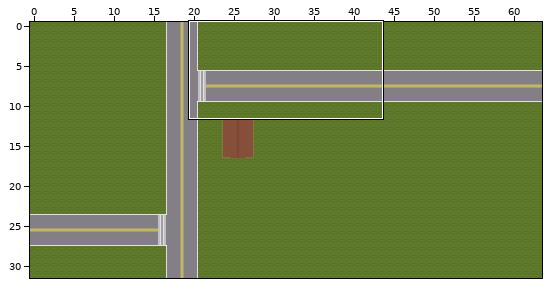
Level history. Tiled map: RAW/ludMap37.tmx. The picture above shows the old version from afar; the outline marks the close-up.
Close-up. Earlier state:
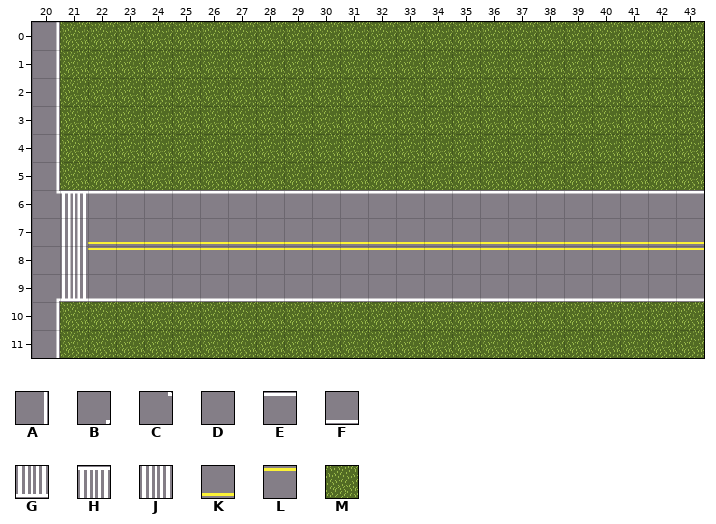
Cells are 32x32 px. Shown: x 20..43, y 0..11. The commit also changed other parts of the map, which this record leaves out. The commit also replaced the tileset; all pictures use the new one.
Key: from "Main Map": A 4, B 5, C 6, D 7, E 8, F 9, G 10, H 11, J 12, K 13, L 14; from "Sprite-0002-sheet": M 0.
_ is an empty cell.
Layer "Ground" before, first column x 20:
 0 AMMMMMMMMMMMMMMMMMMMMMMM
 1 AMMMMMMMMMMMMMMMMMMMMMMM
 2 AMMMMMMMMMMMMMMMMMMMMMMM
 3 AMMMMMMMMMMMMMMMMMMMMMMM
 4 AMMMMMMMMMMMMMMMMMMMMMMM
 5 AMMMMMMMMMMMMMMMMMMMMMMM
 6 CHEEEEEEEEEEEEEEEEEEEEEE
 7 DJKKKKKKKKKKKKKKKKKKKKKK
 8 DJLLLLLLLLLLLLLLLLLLLLLL
 9 BGFFFFFFFFFFFFFFFFFFFFFF
10 AMMMMMMMMMMMMMMMMMMMMMMM
11 AMMMMMMMMMMMMMMMMMMMMMMM
The result:
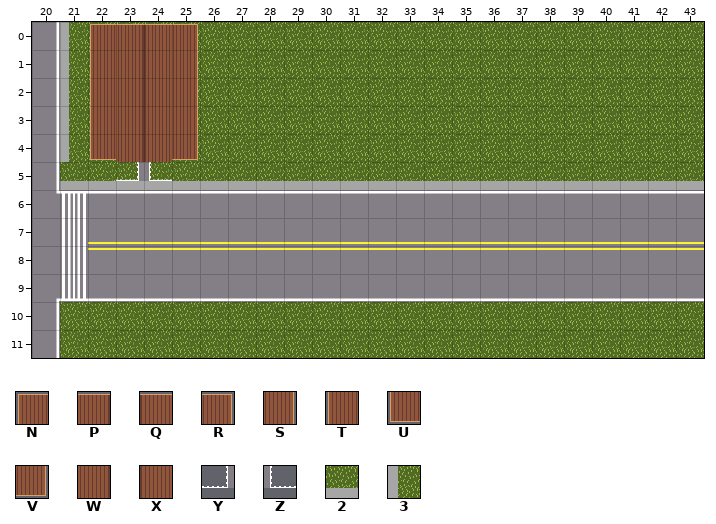
Further tiles: from "Main Map": N 17, P 18, Q 19, R 20, S 21, T 22, U 23, V 24, W 25, X 26, Y 27, Z 28; from "Sprite-0002-sheet": 2 1, 3 3.
What changed:
Layer "Ground":
Tile 2 replaces tile M in row 5 at x 21 to 43.
Tile 3 replaces tile M in rows 0 to 4 at x 21.
Layer "Objects":
Tile N is added in row 0 at x 22.
Tile P is added in row 0 at x 23.
Tile Q is added in row 0 at x 24.
Tile R is added in row 0 at x 25.
Tile S is added in rows 1 to 3 at x 25.
Tile T is added in rows 1 to 3 at x 22.
Tile U is added in row 4 at x 22.
Tile V is added in row 4 at x 25.
Tile W is added in rows 1 to 4 at x 23.
Tile X is added in rows 1 to 4 at x 24.
Tile Y is added in row 5 at x 23.
Tile Z is added in row 5 at x 24.
